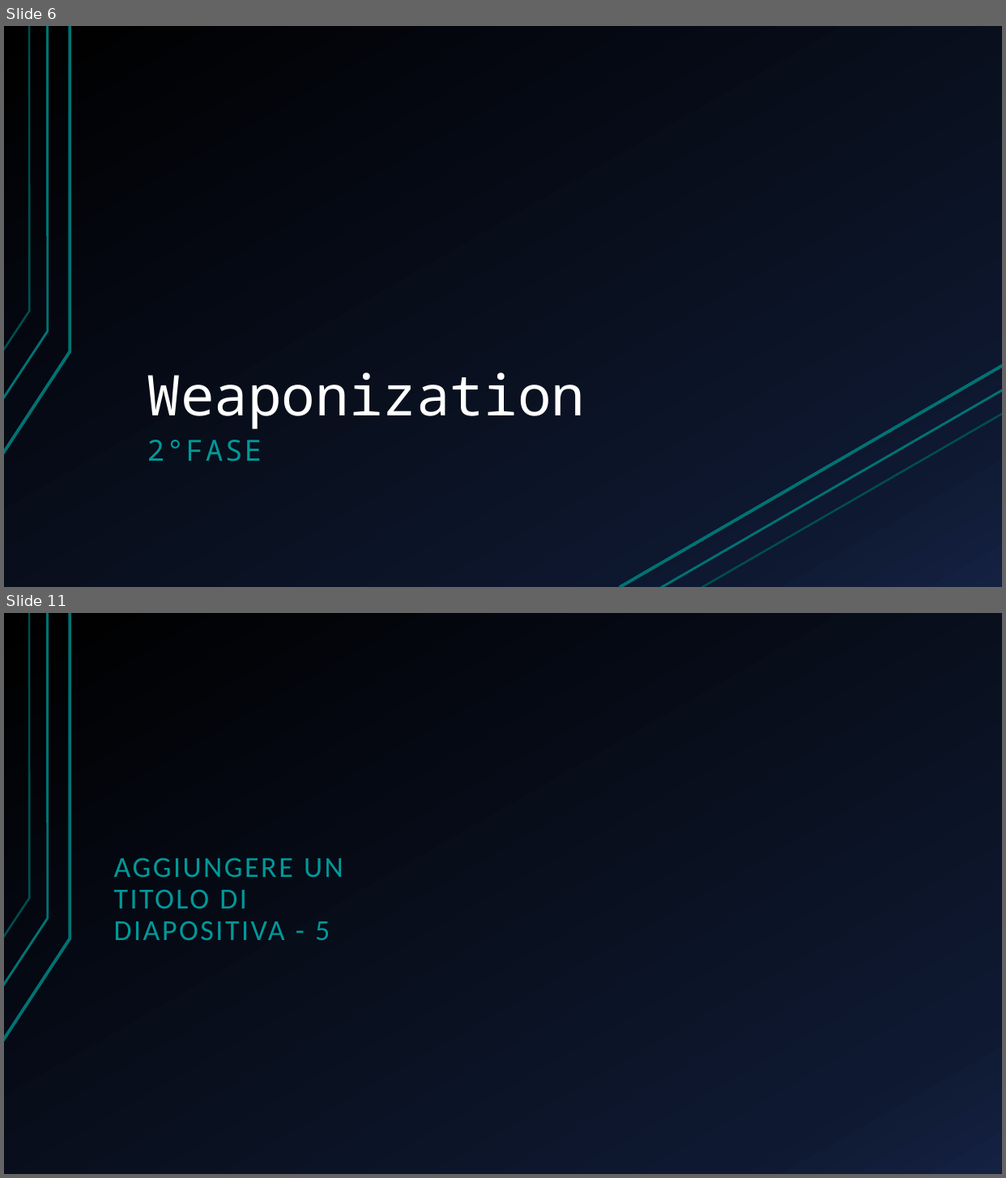
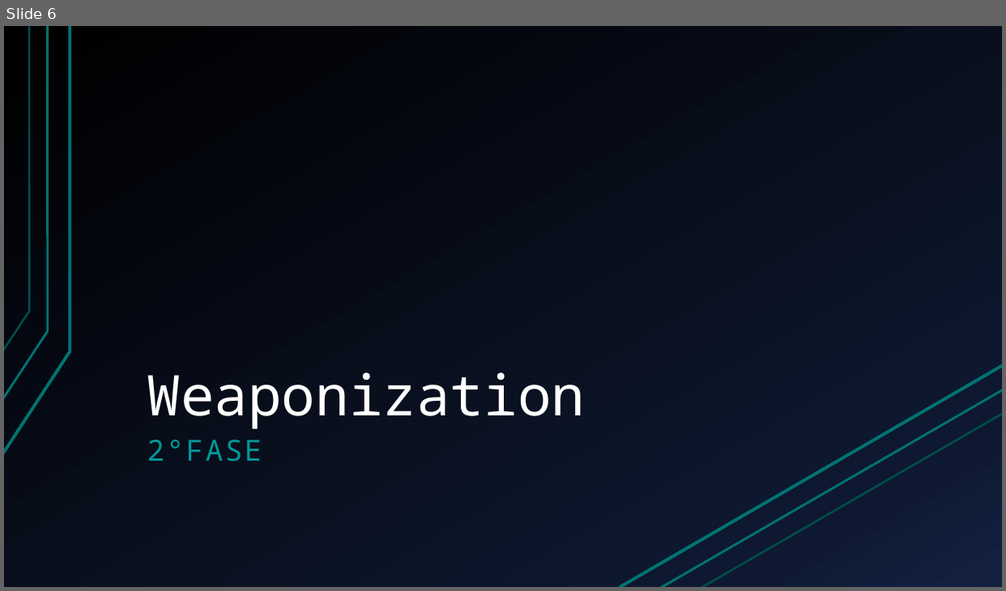
Before and after one commit to espositoandrea/APKBackdoor, a slide deck: Presentazione.pptx. Shown one above the other, each under a label of ours: slides 6 and 11 before the commit, slide 6 after it; the slides between them are not shown. The pictures are 1006x1178 and 1006x591 pixels, drawn with LibreOffice and Linux fonts; fonts in the diff are those of the drawing. Boxes give left, top, right and bottom in pixels: in the first picture for what was removed or moved away, otherwise in the second. Text is boxed around its words. In the diff, an @@ line names an element or a change of style, - is before the commit and + after.

```diff
--- a/Presentazione.pptx
+++ b/Presentazione.pptx
@@ slide 11 removed at <box>4,613,1002,1174</box>, background gradient #000000 to #0F1931 to #142242; not listed: 3 template elements that a slide beside it also shows @@
@@ title removed at <box>114,858,343,940</box> @@
-AGGIUNGERE UN TITOLO DI DIAPOSITIVA - 5
```
Also in this commit, not shown: 4 slides changed, 12 slides added, 4 other slides removed, 1 other file.
